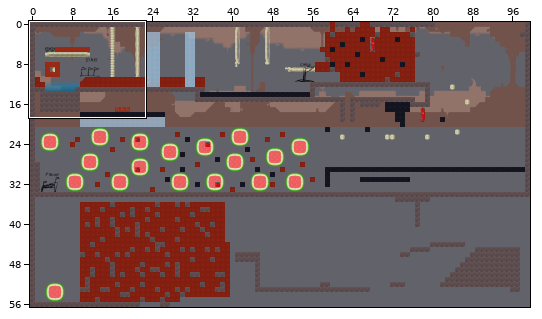
Two states of a Tiled map, data/assets/DeekTestMap.tmx. Above, an overview of the earlier version with the close-up marked.
Close-up. The starting point:
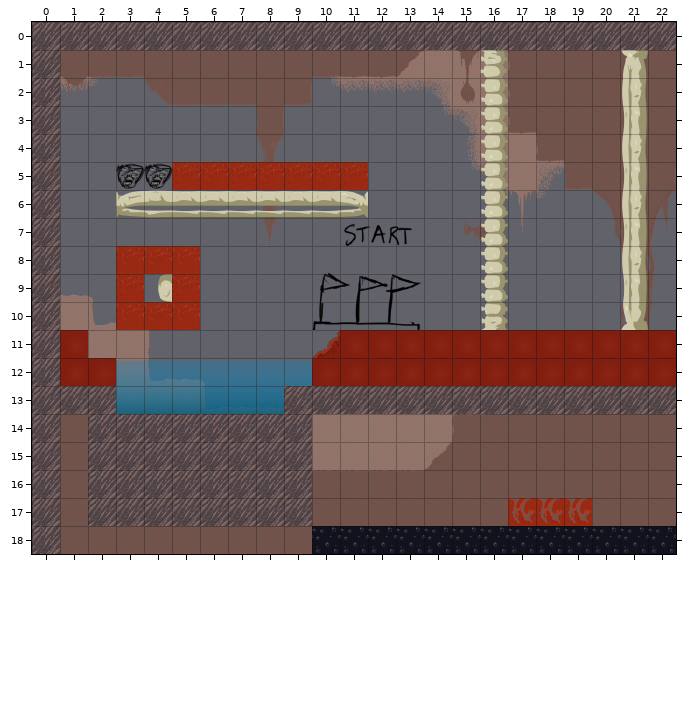
Cells are 64x64 px. Shown: x 0..22, y 0..18. The commit also changed other parts of the map, which this record leaves out. Tiles whose own drawing changed are shown in their newer look in all pictures.
Once edited:
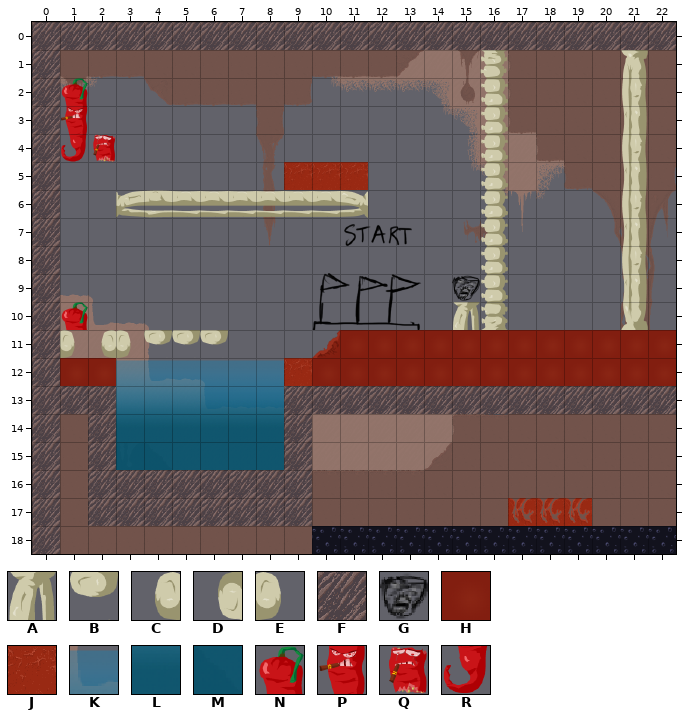
Key: from "TileBone2": A 0 "Line"; from "TileBoneEnds": B 4 "Edge", C 8 "Edge", D 10, E 14 "Edge"; from "TileHard": F 0 "NonEdible", G 23; from "TileMeatSolid1": H 0 "Block"; from "TileMeatSolid2": J 0 "Block"; from "TileWater": K 0 "Water", L 2, M 3; from "chilli": N 0 "Edge", P 2 "Line", Q 5, R 6 "Edge".
_ is an empty cell.
Tiles replaced or removed in this view: D, F, G, H, J, K.
See-through tiles are keyed as they look on the map.
Changes in this commit:
Changed rows in their new state; . is an unchanged cell.
Layer "Level":
first column x 1:
 2 N..............
 3 P..............
 4 RQ.............
 5 ....____.......
 8 ..___..........
 9 ..___..........
10 N.___.........A
11 ECEBBB.........
12 ........J......
14 ..LLLLLL.......
15 ..MMMMMM.......
Layer "Flags":
first column x 3:
 5 __
first column x 15:
 9 G
